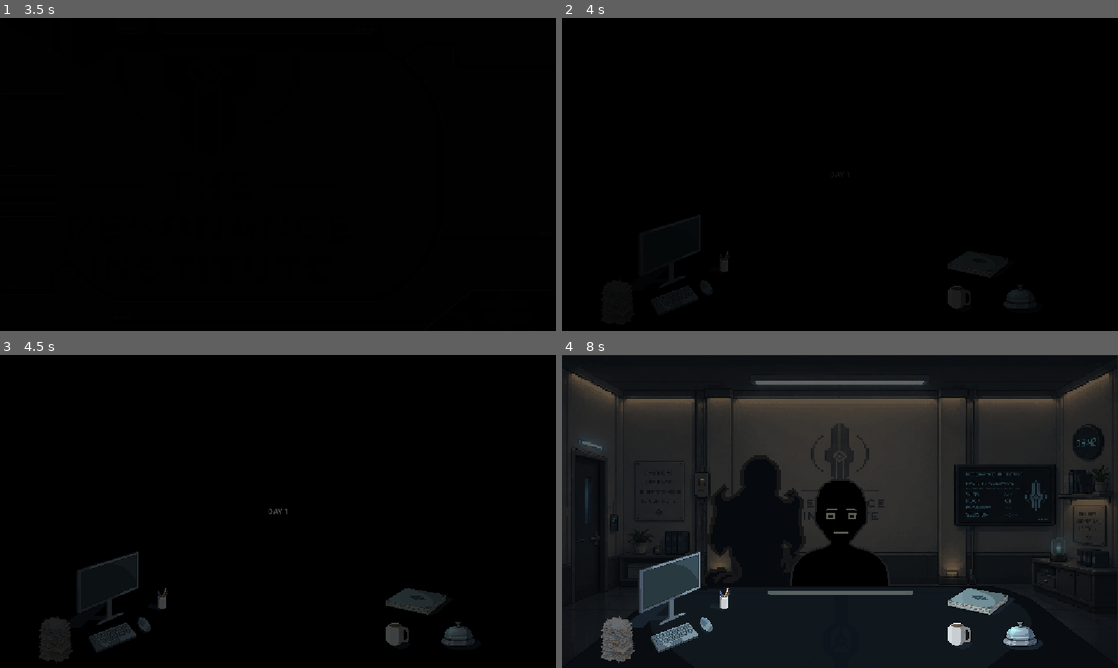
Above: before the commit, frames 1-4 (two rows, left to right).
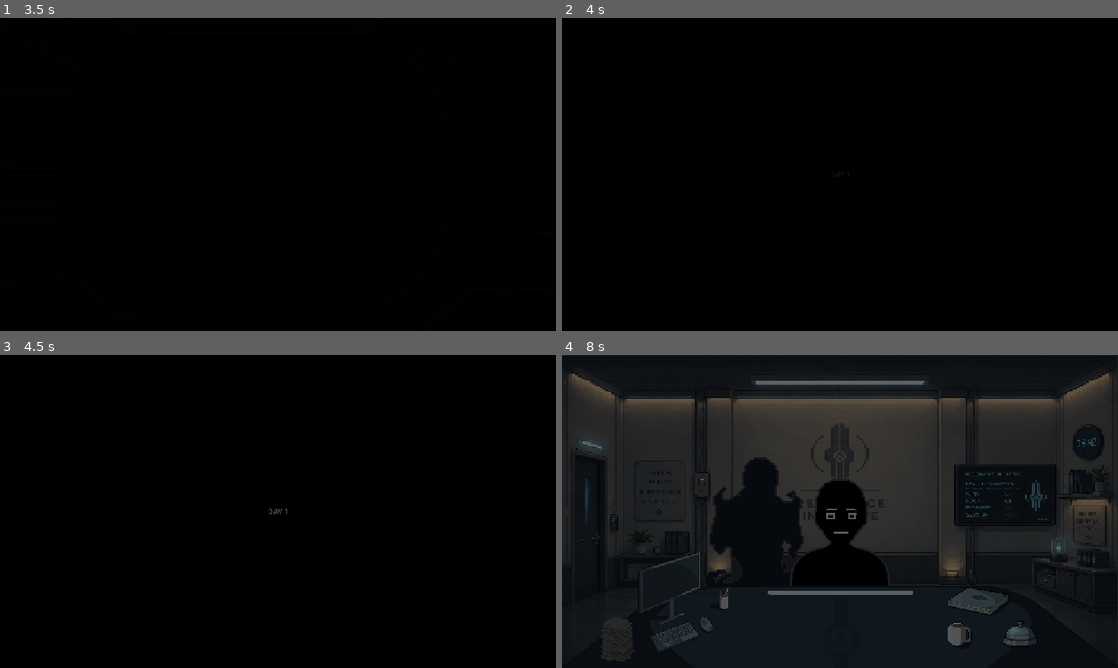
Above: after the commit, the same moments.

Repository: AzkaLufthansa/coral-memory
Game: Godot game, scene res://Scenes/Menu/main_menu.tscn
Same seed, same stepped clock (60 frames per second), same inputs: the game is played once before the commit and once after it.
Inputs (mouse positions are in pixels of both pictures, inside the frame that each line leads up to):
- Up to frame 1 (3.5 s): click "START" at 0.5 s; move the mouse to (250, 237) at 1.27 s; click (250, 237) at 1.42 s; move the mouse to (444, 221) at 2.02 s; click (444, 221) at 2.17 s; move the mouse to (111, 127) at 2.77 s; click (111, 127) at 2.92 s
- Up to frame 2 (4 s): move the mouse to (867, 174) at 3.52 s; click (867, 174) at 3.67 s
- Up to frame 3 (4.5 s): click (100, 589) at 4.25 s
- Up to frame 4 (8 s): click (979, 602) at 5 s; click (1023, 636) at 5.75 s; click (662, 589) at 6.5 s; click (979, 602) at 7.25 s

Frame 1 is identical in both runs. In frame 2, 0.3% of the frame differs, in the area x 28-84%, y 74-93%; in frame 3, 2.5%; in frame 4, 4.6%, in the area x 7-87%, y 32-99%.

Commit message:
fix something

Diff:
--- a/NPC/patient.gd
+++ b/NPC/patient.gd
@@ -70,7 +70,12 @@
 	if patient.is_control_patient:
 		name_label.text += "  [KONTROL]"
 	echo.start_session(patient)
-	_begin_echo_delay()
+	# Delay echo hanya untuk pasien pertama di tiap hari (sesi 1).
+	# Pasien berikutnya (via bel) langsung menampilkan echo agar tidak "hilang".
+	if EchoManager.session_index <= 1:
+		_begin_echo_delay()
+	else:
+		echo.visible = true
 
 
 func _begin_echo_delay() -> void:
@@ -93,8 +98,7 @@
 
 func fade_out(duration := 1.2) -> void:
 	var tween := create_tween()
-	tween.tween_property(npc_sprite, "modulate:a", 0.0, duration)
-	tween.parallel().tween_property(name_label, "modulate:a", 0.0, duration)
+	tween.tween_property(self, "modulate:a", 0.0, duration)
 
 
 func on_topic_reacted(relevance: Topic.Relevance) -> void:
--- a/Scenes/main.gd
+++ b/Scenes/main.gd
@@ -47,6 +47,7 @@
 
 
 func _build_ui() -> void:
+	# Layer 1: objek kantor (meja, tombol-tombol) + overlay gelap.
 	var ui_layer := CanvasLayer.new()
 	ui_layer.name = "UI"
 	add_child(ui_layer)
@@ -61,33 +62,40 @@
 	office = OfficeScene.instantiate()
 	ui_layer.add_child(office)
 
+	# Layer 2: panel interaktif (monitor, buku, transisi, dst) agar selalu
+	# tampil di atas objek kantor.
+	var panels_layer := CanvasLayer.new()
+	panels_layer.name = "Panels"
+	panels_layer.layer = 2
+	add_child(panels_layer)
+
 	file_panel = FileScene.instantiate()
 	file_panel.visible = false
-	ui_layer.add_child(file_panel)
+	panels_layer.add_child(file_panel)
 
 	notebook_panel = NotebookScene.instantiate()
 	notebook_panel.visible = false
-	ui_layer.add_child(notebook_panel)
+	panels_layer.add_child(notebook_panel)
 
 	monitor_panel = MonitorScene.instantiate()
 	monitor_panel.visible = false
-	ui_layer.add_child(monitor_panel)
+	panels_layer.add_child(monitor_panel)
 
 	topic_panel = TopicScene.instantiate()
 	topic_panel.visible = false
-	ui_layer.add_child(topic_panel)
+	panels_layer.add_child(topic_panel)
 
 	day_transition = DayTransitionScene.instantiate()
 	day_transition.visible = false
-	ui_layer.add_child(day_transition)
+	panels_layer.add_child(day_transition)
 
 	transform_flash = TransformFlashScene.instantiate()
 	transform_flash.visible = false
-	ui_layer.add_child(transform_flash)
+	panels_layer.add_child(transform_flash)
 
 	game_over_screen = GameOverScene.instantiate()
 	game_over_screen.visible = false
-	ui_layer.add_child(game_over_screen)
+	panels_layer.add_child(game_over_screen)
 
 
 func _build_sfx() -> void:
--- a/UI/patient_file.gd
+++ b/UI/patient_file.gd
@@ -19,6 +19,7 @@
 @onready var close_button: Button = %CloseButton
 @onready var schedule_button: Button = $ScheduleButton if has_node("ScheduleButton") else null
 @onready var patient_button: Button = $PatientButton if has_node("PatientButton") else null
+@onready var submit_button: Button = $SubmitButton if has_node("SubmitButton") else null
 @onready var title_label: Control = $PatientOverlay/Title if has_node("PatientOverlay/Title") else null
 @onready var click_sfx: AudioStreamPlayer = $Click if has_node("Click") else null
 
@@ -29,10 +30,19 @@
 @onready var left_arrow: Button = %ScheduleContent/Page2/LeftArrowButton
 @onready var right_arrow: Button = %ScheduleContent/RightArrowButton
 
-# --- ANIMATION PLAYER ---
-#@onready var anim_player: AnimationPlayer = $AnimationPlayer
-
-# --- KELOMPOK ELEMEN INFO PASIEN (Teks, Judul & Logo) ---
+# --- ANIMATION PLAYER (monitor terbuka/tertutup) ---
+@onready var anim_player: AnimationPlayer = $AnimationPlayer
+@onready var monitor2: Sprite2D = $Monitor2
+@onready var open_sfx: AudioStreamPlayer = $OpenSound
+@onready var close_sfx: AudioStreamPlayer = $CloseSound
+
+# Detail pasien (disembunyikan saat tab Schedule; Hari/Sesi/Sisa tetap tampil).
+@onready var patient_details: Array[Control] = [
+	name_label, usia_label, job_label, rujukan_label,
+	visits_label, notes_label, logo
+]
+
+# Semua elemen info (untuk buka/tutup monitor secara keseluruhan).
 @onready var patient_info_elements: Array[Control] = [
 	name_label, usia_label, job_label, rujukan_label,
 	visits_label, day_label, session_label, remaining_label,
@@ -50,11 +60,23 @@
 	if patient_button and not patient_button.pressed.is_connected(_on_patient_button_pressed):
 		patient_button.pressed.connect(_on_patient_button_pressed)
 
+	if submit_button and not submit_button.pressed.is_connected(_on_submit_button_pressed):
+		submit_button.pressed.connect(_on_submit_button_pressed)
+
 	if left_arrow and not left_arrow.pressed.is_connected(_on_left_arrow_pressed):
 		left_arrow.pressed.connect(_on_left_arrow_pressed)
 
 	if right_arrow and not right_arrow.pressed.is_connected(_on_right_arrow_pressed):
 		right_arrow.pressed.connect(_on_right_arrow_pressed)
+
+	open_sfx.stream = SfxUtil.first_available([
+		"res://Assets/Audio/SFX buka lemari.mp3",
+		"res://Assets/SFX/buka_monitor.mp3",
+	])
+	close_sfx.stream = SfxUtil.first_available([
+		"res://Assets/Audio/SFX buka tutup kunci pintu.mp3",
+		"res://Assets/SFX/tutup_monitor.mp3",
+	])
 
 
 func show_patient(patient: PatientData) -> void:
@@ -68,13 +90,22 @@
 	schedule_content.hide()
 	visible = true
 
-	# 5. kode animasi cuy
-	#if anim_player and anim_player.has_animation("open_monitor"):
-		#anim_player.play("open_monitor")
-		#anim_player.seek(0, true) # <--- KUNCI PERBAIKAN: Mencegah tampilan berkedip/langsung muncul utuh
-		#await anim_player.animation_finished
-
+	await _play_open_animation()
 	_show_patient_tab()
+
+
+func _play_open_animation() -> void:
+	monitor.visible = false
+	monitor2.visible = true
+	monitor2.frame = 0
+	if open_sfx and open_sfx.stream:
+		open_sfx.play()
+	if anim_player and anim_player.has_animation("open_monitor"):
+		anim_player.play("open_monitor")
+		anim_player.seek(0.0, true) # KUNCI: mencegah tampilan langsung muncul utuh
+		await anim_player.animation_finished
+	monitor2.visible = false
+	monitor.visible = true
 
 
 func _populate_patient_data(patient: PatientData) -> void:
@@ -99,16 +130,26 @@
 	_set_ui_content_visible(false)
 	schedule_content.hide()
 
-#	Kode Animasi coy
-	#if anim_player and anim_player.has_animation("close_monitor"):
-		#anim_player.play("close_monitor")
-		#anim_player.seek(0, true)
-		#await anim_player.animation_finished
+	await _play_close_animation()
 
 	visible = false
 	file_closed.emit()
 
 
+func _play_close_animation() -> void:
+	monitor.visible = false
+	monitor2.visible = true
+	monitor2.frame = 3
+	if close_sfx and close_sfx.stream:
+		close_sfx.play()
+	if anim_player and anim_player.has_animation("close_monitor"):
+		anim_player.play("close_monitor")
+		anim_player.seek(0.0, true)
+		await anim_player.animation_finished
+	monitor2.visible = false
+	monitor.visible = true
+
+
 func _on_close_button_pressed() -> void:
 	_play_click()
 	_on_close()
@@ -119,7 +160,7 @@
 func _on_schedule_button_pressed() -> void:
 	_play_click()
 	schedule_content.show()
-	for element in patient_info_elements:
+	for element in patient_details:
 		if element:
 			element.hide()
 
@@ -127,6 +168,11 @@
 func _on_patient_button_pressed() -> void:
 	_play_click()
 	_show_patient_tab()
+
+
+func _on_submit_button_pressed() -> void:
+	_play_click()
+	# Placeholder: belum ada aksi pengambilan keputusan.
 
 
 func _show_patient_tab() -> void:
@@ -141,8 +187,10 @@
 
 	if patient_button: patient_button.visible = is_show
 	if schedule_button: schedule_button.visible = is_show
+	if submit_button: submit_button.visible = is_show
 	if close_button: close_button.visible = is_show
 	if title_label: title_label.visible = is_show
+
 
 func _on_right_arrow_pressed() -> void:
 	_play_click()
--- a/UI/patient_file.tscn
+++ b/UI/patient_file.tscn
@@ -47,7 +47,7 @@
 
 [sub_resource type="Animation" id="Animation_oovme"]
 resource_name = "close_monitor"
-length = 0.25
+length = 0.5
 tracks/0/type = "value"
 tracks/0/imported = false
 tracks/0/enabled = true
@@ -71,7 +71,7 @@
 tracks/0/interp = 1
 tracks/0/loop_wrap = true
 tracks/0/keys = {
-"times": PackedFloat32Array(0, 0.17, 0.33, 0.5),
+"times": PackedFloat32Array(0, 0.08, 0.17, 0.25),
 "transitions": PackedFloat32Array(1, 1, 1, 1),
 "update": 1,
 "values": [0, 1, 2, 3]
Not shown, changed: Assets/Echo/Fear.png.import
Binary file changed: Assets/Echo/Initial.png
Not shown, changed: Assets/Echo/Initial.png.import
